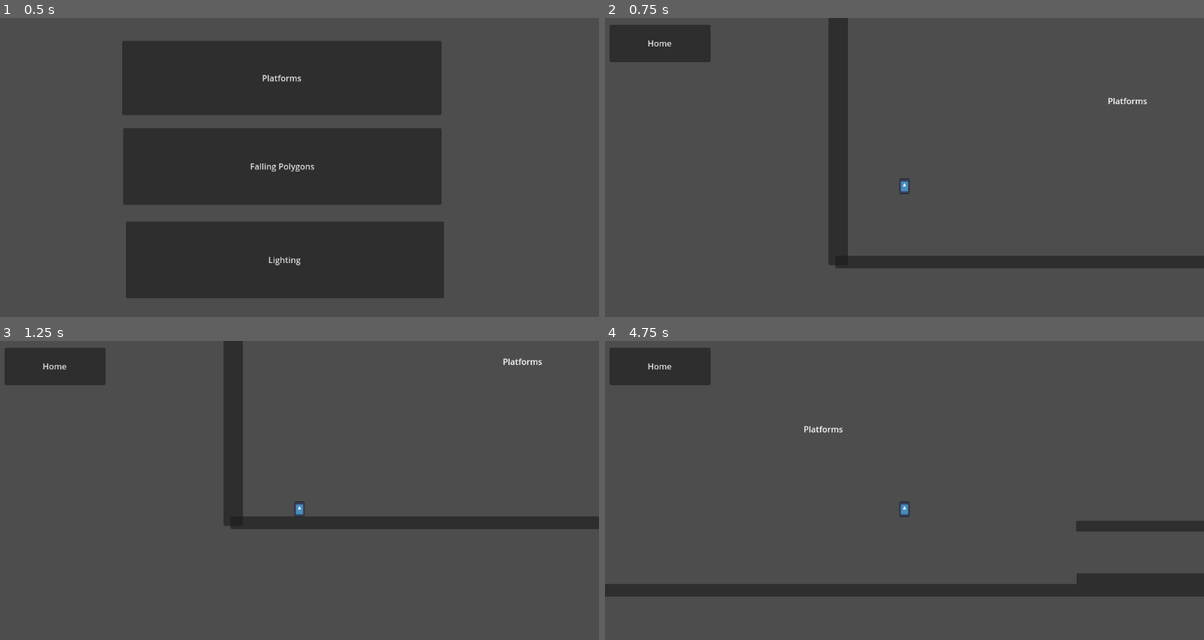
Above: before the commit, frames 1-4 (two rows, left to right).
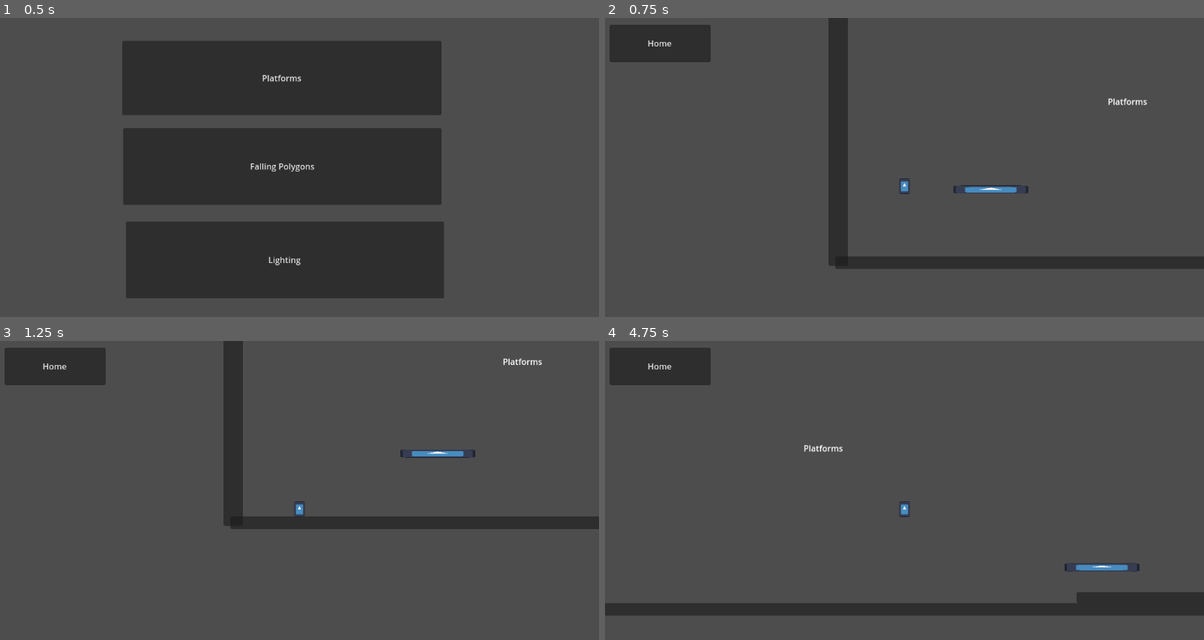
Above: after the commit, the same moments.

Repository: SiegeTheDay90/Godot-Sandbox-2D
Game: Godot game, scene res://splash.tscn
Two runs of this game, one before a commit and one after it. Both use one fixed random seed, a clock stepped at 60 frames per second and the inputs below. The engine's default icon, where the game draws it, is replaced by a stand-in: a white triangle on a blue panel in a dark square.
Inputs:
- Up to frame 1 (0.5 s): no input
- Up to frame 2 (0.75 s): click "Platforms" at 0.5 s
- Up to frame 3 (1.25 s): no input
- Up to frame 4 (4.75 s): tap Enter (ui_accept) at 1.25, 1.52, 2.27, 3.77, 4.52 s; hold Right (ui_right) 1.28-2.78 s; hold Left (ui_left) 2.78-3.53 s; hold Right (ui_right) from 3.53 s (still down)

Frame 1 is identical in both runs. In frame 2, 0.4% of the frame differs, in the area x 38-100%, y 26-84%; in frame 3, 0.2%; in frame 4, 10%, in the area x 0-100%, y 28-92%.

Commit message:
creating rigid body platform instead of static body

Diff:
--- /dev/null
+++ b/RigidBody2D.gd
@@ -0,0 +1,28 @@
+extends RigidBody2D
+
+var interval_timer
+var dir = 1
+var gravity = 0
+
+func change_dir():
+	dir *= -1
+
+# Called when the node enters the scene tree for the first time.
+func _ready():
+	interval_timer = Timer.new()
+	interval_timer.wait_time = 2.0
+	interval_timer.connect("timeout", change_dir)
+	interval_timer.start()
+	pass # Replace with function body.
+
+
+# Called every frame. 'delta' is the elapsed time since the previous frame.
+func _process(delta):
+	pass
+
+func _physics_process(delta):
+	if dir == 1:
+		self.linear_velocity.x = 200
+	else:
+		self.linear_velocity.x = -200
+	self.linear_velocity.y = 0
--- a/level_1_platforms_test/CharacterBody2D.gd
+++ b/level_1_platforms_test/CharacterBody2D.gd
@@ -12,6 +12,10 @@
 	# Add the gravity.
 	if not is_on_floor():
 		velocity.y += gravity * delta
+	else:
+		print(get_platform_velocity())
+		# print(velocity)
+		pass
 
 	# Handle Jump.
 	if Input.is_action_just_pressed("ui_accept") and is_on_floor():
--- a/level_1_platforms_test/test_level_1.tscn
+++ b/level_1_platforms_test/test_level_1.tscn
@@ -1,8 +1,8 @@
 [gd_scene load_steps=7 format=3 uid="uid://befuyfcdi8yqg"]
 
-[ext_resource type="PackedScene" uid="uid://tcrko1rsqrdv" path="res://platform.tscn" id="1_gob12"]
 [ext_resource type="PackedScene" uid="uid://dkklo2kiw0v4t" path="res://level_1_platforms_test/player.tscn" id="1_rsvo2"]
 [ext_resource type="Script" path="res://level_1_platforms_test/Platform.gd" id="1_we6pa"]
+[ext_resource type="PackedScene" uid="uid://c20xkg7cqauxf" path="res://platform_corrected.tscn" id="3_nnv5k"]
 
 [sub_resource type="RectangleShape2D" id="RectangleShape2D_b3uru"]
 size = Vector2(3669, 20)
@@ -47,8 +47,6 @@
 offset_right = 3620.0
 offset_bottom = 13.0
 
-[node name="Platform" parent="." instance=ExtResource("1_gob12")]
-
 [node name="Platform2" type="StaticBody2D" parent="."]
 position = Vector2(1035, 603)
 script = ExtResource("1_we6pa")
@@ -91,3 +89,6 @@
 position = Vector2(144, 475)
 
 [node name="Timer" type="Timer" parent="."]
+
+[node name="Node2D" parent="." instance=ExtResource("3_nnv5k")]
+position = Vector2(280, 493)
--- a/level_3_lighting_test/test_level_3.tscn
+++ b/level_3_lighting_test/test_level_3.tscn
@@ -18,7 +18,6 @@
 
 [node name="Player" parent="." instance=ExtResource("2_dt0m4")]
 position = Vector2(583, 488)
-scale = Vector2(4, 4)
 
 [node name="Label" type="Label" parent="."]
 offset_left = -1.0
--- a/platform.tscn
+++ b/platform.tscn
@@ -1,13 +1,10 @@
-[gd_scene load_steps=3 format=3 uid="uid://tcrko1rsqrdv"]
-
-[ext_resource type="Script" path="res://level_1_platforms_test/Platform.gd" id="1_b5t32"]
+[gd_scene load_steps=2 format=3 uid="uid://tcrko1rsqrdv"]
 
 [sub_resource type="RectangleShape2D" id="RectangleShape2D_dslo7"]
 size = Vector2(258, 20)
 
 [node name="Platform" type="StaticBody2D"]
 position = Vector2(1034, 502)
-script = ExtResource("1_b5t32")
 
 [node name="CollisionShape2D" type="CollisionShape2D" parent="."]
 position = Vector2(129, 10)
--- /dev/null
+++ b/platform_corrected.tscn
@@ -0,0 +1,29 @@
+[gd_scene load_steps=5 format=3 uid="uid://c20xkg7cqauxf"]
+
+[ext_resource type="Script" path="res://RigidBody2D.gd" id="1_ccdua"]
+[ext_resource type="Texture2D" uid="uid://ibuoqwv8tp8a" path="res://icon.svg" id="2_mvej8"]
+
+[sub_resource type="RectangleShape2D" id="RectangleShape2D_twowp"]
+size = Vector2(144, 16)
+
+[sub_resource type="OccluderPolygon2D" id="OccluderPolygon2D_0i56m"]
+polygon = PackedVector2Array(64, -59.6, 64, 59, 59.6, 64, -59, 64, -64, 59.6, -64, -59.6, -59, -63.9, 59, -64)
+
+[node name="Node2D" type="Node2D"]
+
+[node name="RigidBody2D" type="RigidBody2D" parent="."]
+lock_rotation = true
+script = ExtResource("1_ccdua")
+
+[node name="CollisionShape2D" type="CollisionShape2D" parent="RigidBody2D"]
+shape = SubResource("RectangleShape2D_twowp")
+
+[node name="Sprite2D" type="Sprite2D" parent="RigidBody2D"]
+position = Vector2(3.8147e-06, 0)
+scale = Vector2(1.125, 0.125)
+texture = ExtResource("2_mvej8")
+
+[node name="LightOccluder2D" type="LightOccluder2D" parent="RigidBody2D"]
+position = Vector2(3.8147e-06, 0)
+scale = Vector2(1.125, 0.125)
+occluder = SubResource("OccluderPolygon2D_0i56m")
--- a/project.godot
+++ b/project.godot
@@ -15,6 +15,10 @@
 config/features=PackedStringArray("4.1", "Mobile")
 config/icon="res://icon.svg"
 
+[physics]
+
+2d/default_gravity=900.0
+
 [rendering]
 
 renderer/rendering_method="mobile"
